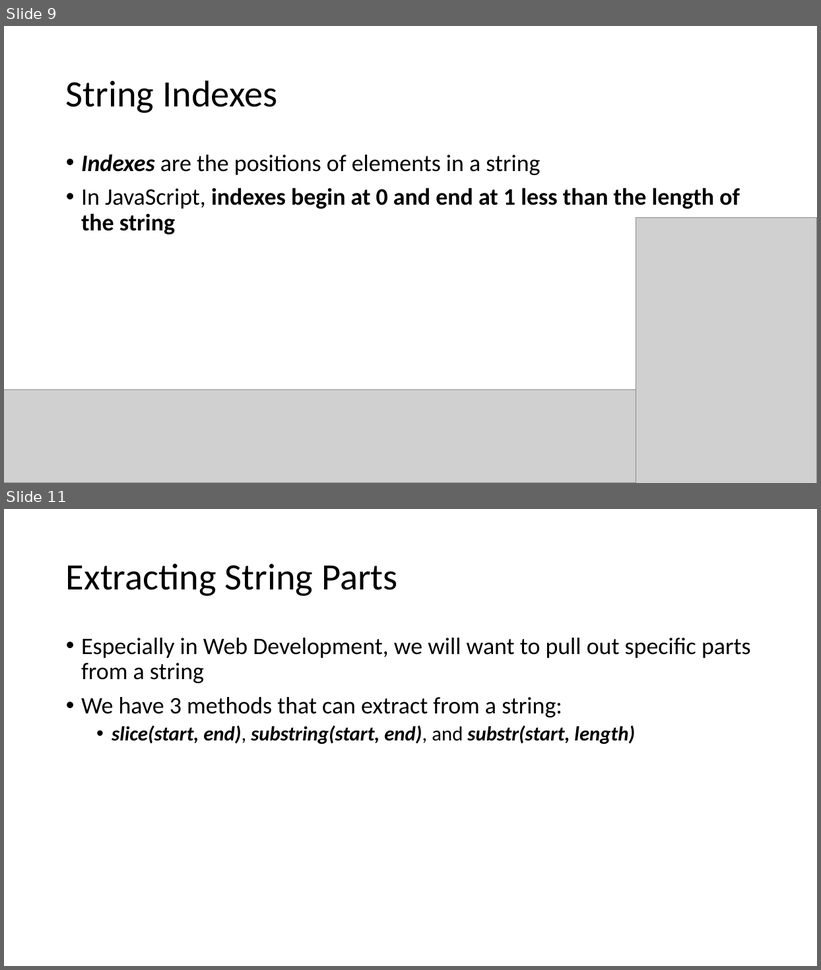
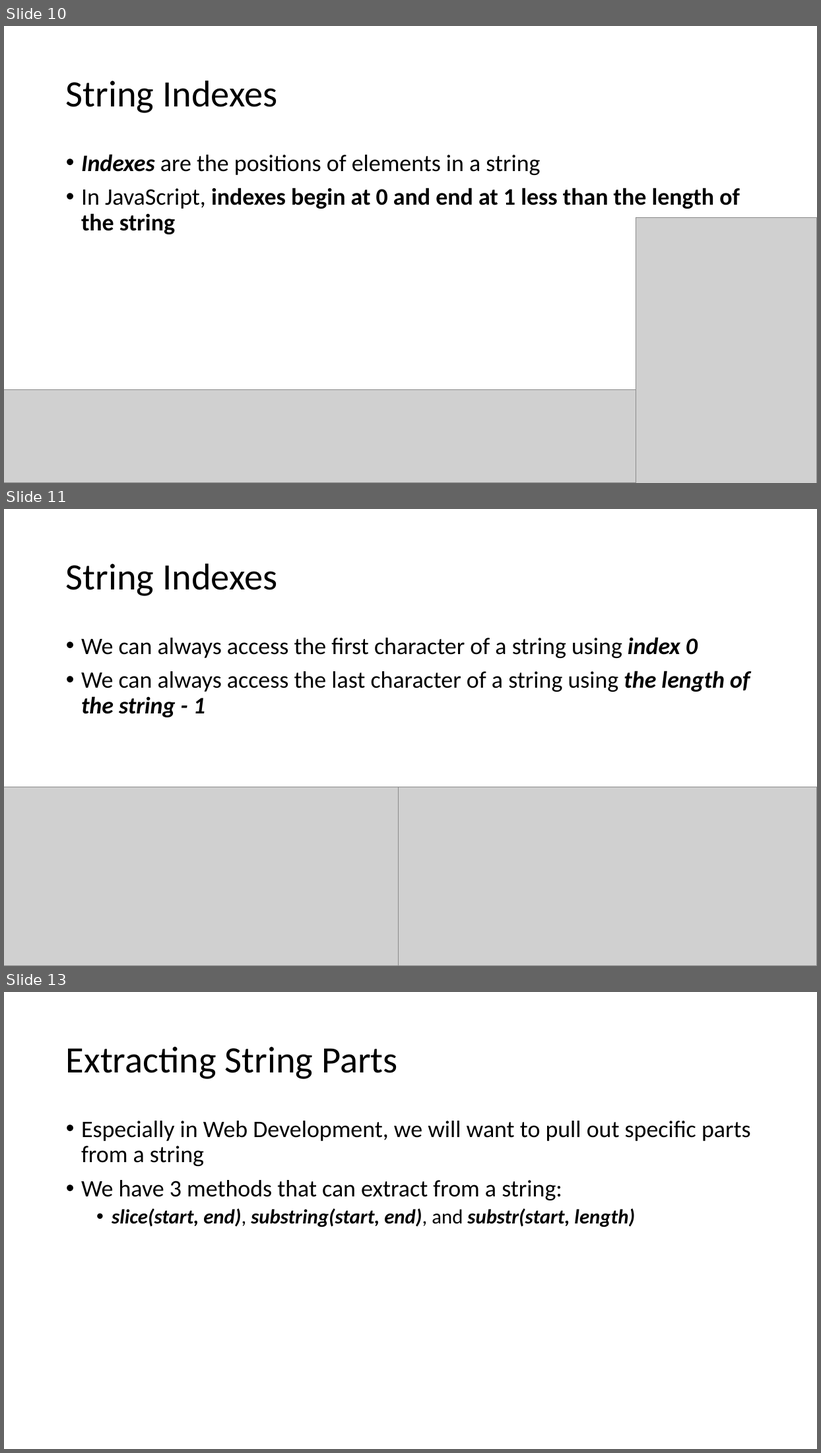
Before and after one commit to YWCANWIL-TechLab/Module4-DataTypes-Day1, a slide deck: slides/Strings.pptx. Shown one above the other, each under a label of ours: slides 9 and 11 before the commit, slides 10, 11 and 13 after it; the slides between them are not shown. The pictures are 821x970 and 821x1453 pixels, drawn with LibreOffice and Linux fonts; fonts in the diff are those of the drawing; grey boxes stand for pictures. Boxes give left, top, right and bottom in pixels: in the first picture for what was removed or moved away, otherwise in the second. Text is boxed around its words. In the diff, an @@ line names an element or a change of style, - is before the commit and + after.

Commit message:
Updated Strings PowerPoint

```diff
--- a/slides/Strings.pptx
+++ b/slides/Strings.pptx
@@ slide 11 added at [4, 509, 817, 966], background #FFFFFF @@
@@ title added at [66, 563, 277, 596], 44 pt, text #000000 @@
+String Indexes
@@ text added at [81, 637, 750, 718], 28 pt, text #000000 @@
+• We can always access the first character of a string using index 0
+• We can always access the last character of a string using the length of the string - 1
@@ picture added at [4, 787, 404, 966] @@
@@ picture added at [399, 787, 817, 966] @@
@@ what was slide 9 is now slide 10 @@
@@ what was slide 11 is now slide 13 @@
```
Also in this commit, not shown: 1 slide changed, 1 other slide added, 2 other files.
